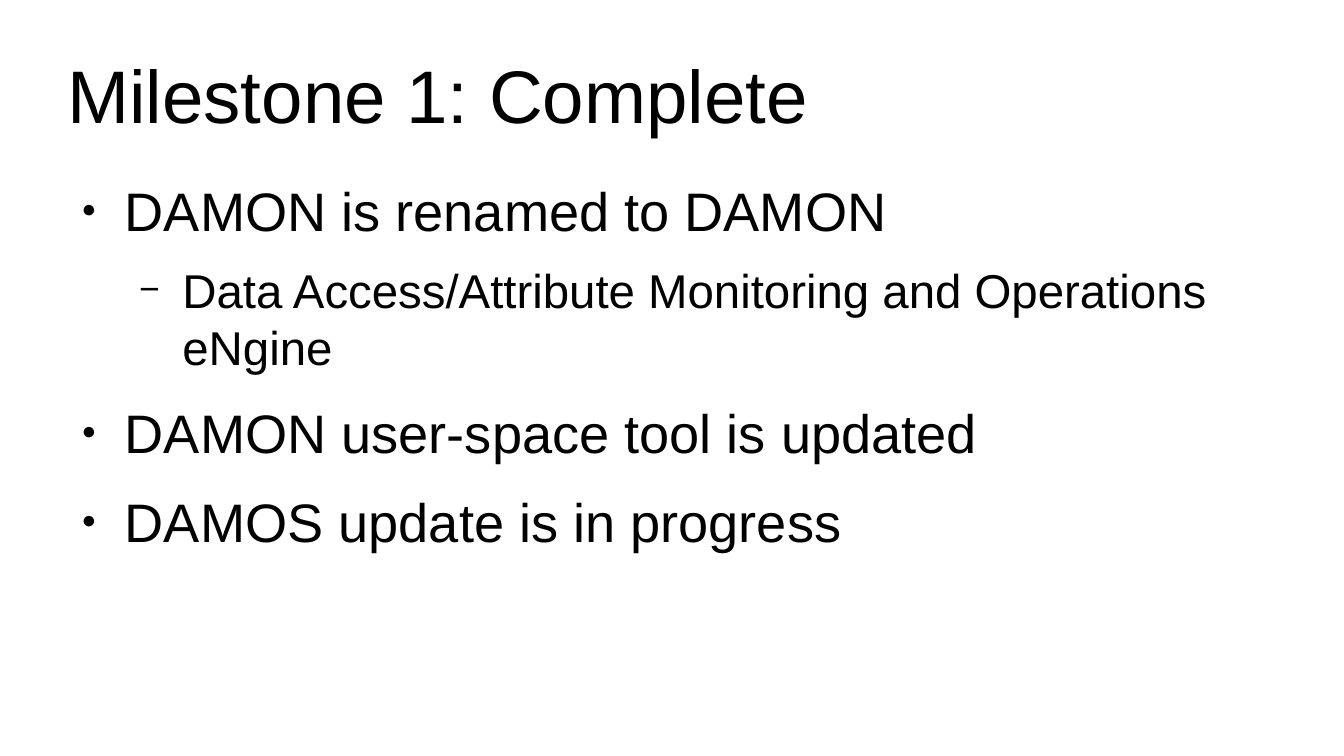
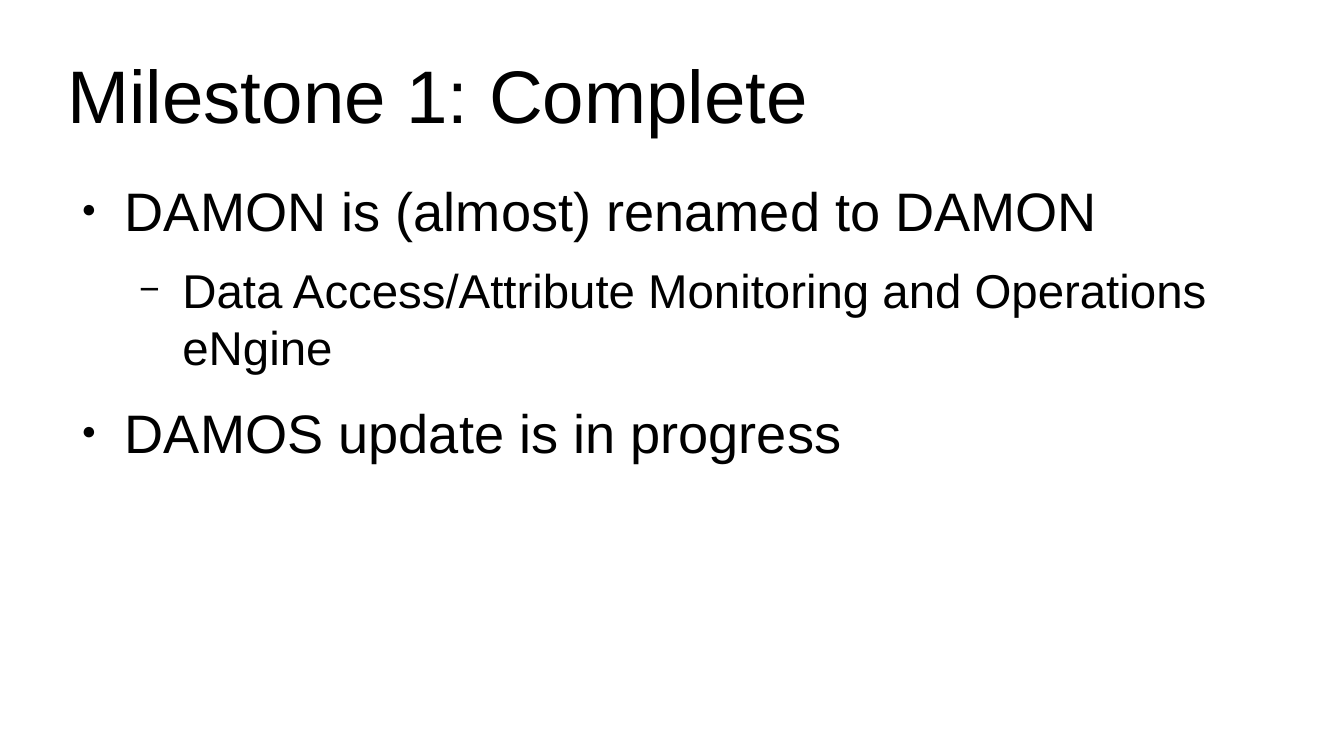
Before and after one commit to damonitor/talks, a slide deck: slide 8 of 2026/lpc/damon_nano_conf/damon_extension.odp. Drawn at 1344x756 pixels with LibreOffice and Linux fonts; fonts in the diff are those of the drawing. Boxes give left, top, right and bottom in pixels: in the first picture for what was removed or moved away, otherwise in the second. Text is boxed around its words. In the diff, an @@ line names an element or a change of style, - is before the commit and + after.

```diff
--- a/2026/lpc/damon_nano_conf/damon_extension.odp
+++ b/2026/lpc/damon_nano_conf/damon_extension.odp
@@ text at (125, 191, 1097, 240): text changed @@
-● DAMON is renamed to DAMON
+● DAMON is (almost) renamed to DAMON
@@ text at (125, 413, 977, 462): paragraph removed @@
-● DAMON user-space tool is updated
```
Also in this commit, not shown: 4 other slides changed, 1 slide added, 1 slide removed, 2 other files.
